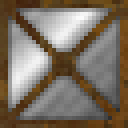
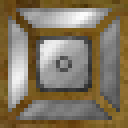
Before/after of a 128x128 layered artwork. What changed in the layer stack:
added layer "Access" (62%) above "Overlay2" over [28, 32, 96, 96]
painted on "Overlay2" over [0, 0, 128, 128]
painted on "Shadow" over [0, 0, 128, 128]
